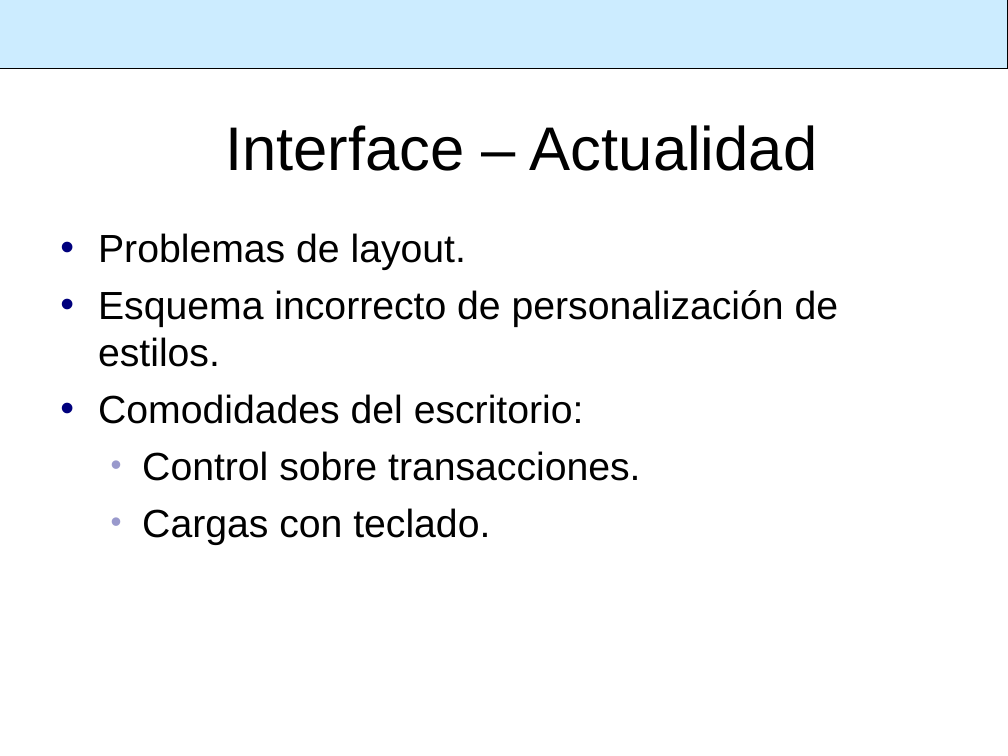
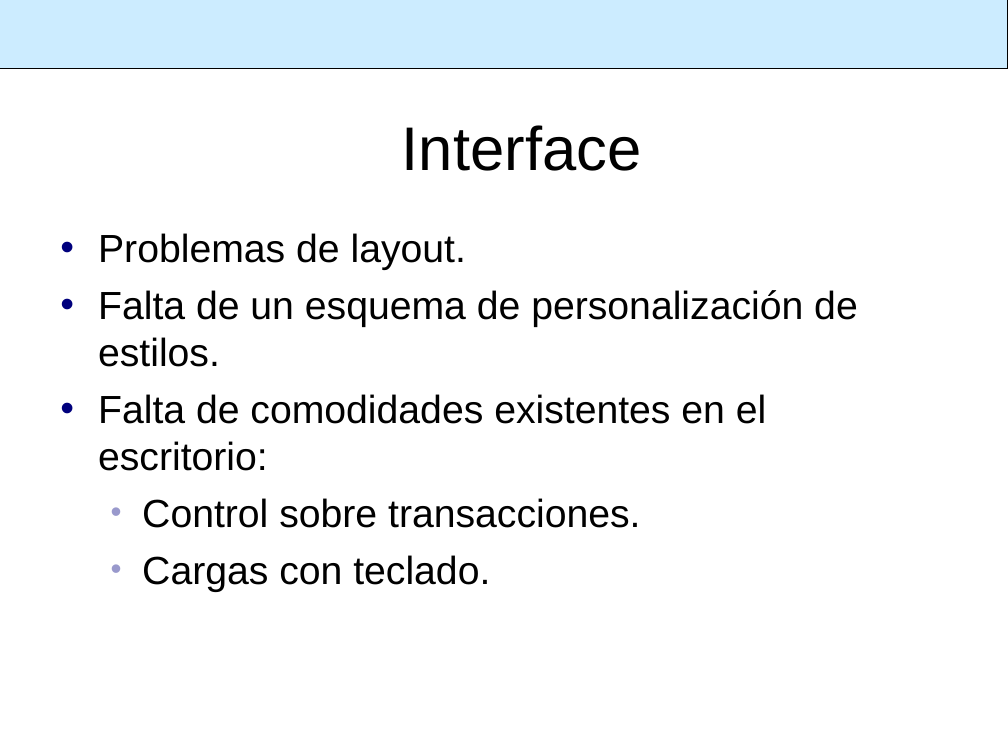
Before and after one commit to SIU-Toba/framework, a slide deck: slide 19 of doc/presentacion/1er Comite Usuarios.ppt (slide 10 before the commit). Drawn at 1008x756 pixels with LibreOffice and Linux fonts; fonts in the diff are those of the drawing; background and template pictures are left out. Boxes give left, top, right and bottom in pixels: in the first picture for what was removed or moved away, otherwise in the second. Text is boxed around its words. In the diff, an @@ line names an element or a change of style, - is before the commit and + after.

```diff
--- a/doc/presentacion/1er Comite Usuarios.ppt
+++ b/doc/presentacion/1er Comite Usuarios.ppt
@@ title at (402,125,641,171): text changed @@
-Interface – Actualidad
+Interface
@@ text at (98,290,858,471): text changed @@
-• Esquema incorrecto de personalización de estilos.
-• Comodidades del escritorio:
+• Falta de un esquema de personalización de estilos.
+• Falta de comodidades existentes en el escritorio:
```
Also in this commit, not shown: 13 other slides changed, 8 slides added, 5 slides removed.
